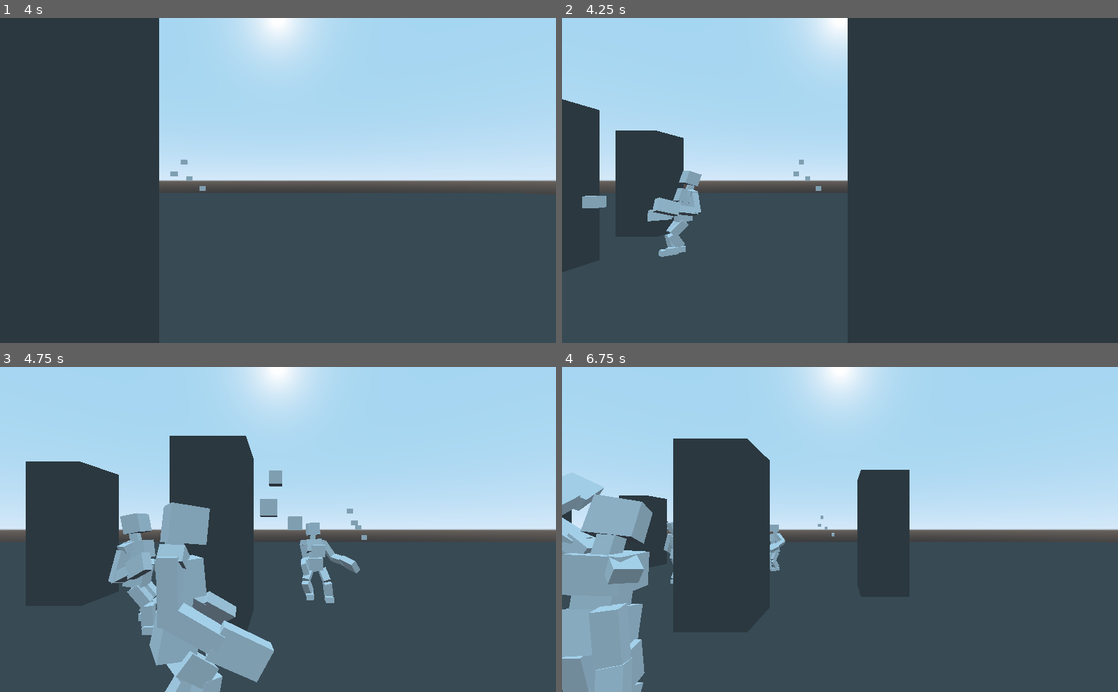
Above: before the commit, frames 1-4 (two rows, left to right).
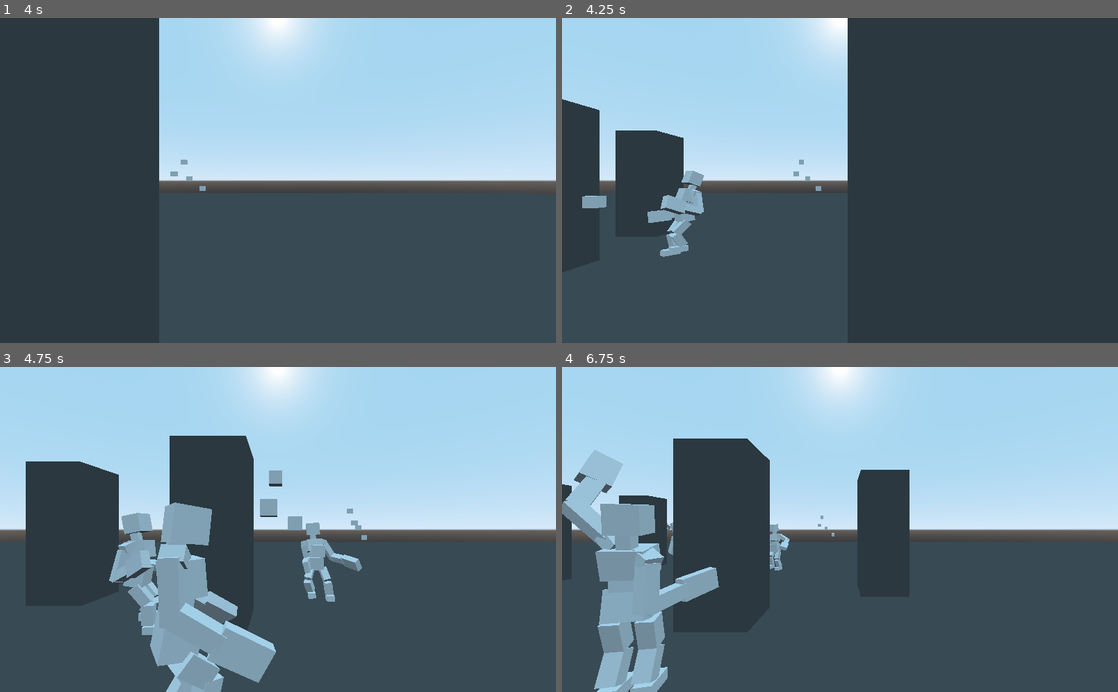
Above: after the commit, the same moments.

Repository: Schonn/GodotActiveRagdoll
Game: Godot game, scene res://Environments/BaseWorld.tscn
The game is run twice, just before and just after one commit, with the same random seed, the same clock (stepped at 60 frames per second) and the same inputs.
Inputs (mouse positions are in pixels of both pictures, inside the frame that each line leads up to):
- Up to frame 1 (4 s): move the mouse to (400, 164) at 0.52 s; hold D (gred_straferight) 0.53-1.28 s; hold Right mouse button (gred_playerpickup) 0.53-1.28 s; move the mouse to (166, 196) at 1.27 s; hold S (gred_backwards) 1.28-2.03 s; click (166, 196) at 1.35 s; move the mouse to (333, 109) at 2.02 s; hold D (gred_straferight) 2.03-2.78 s; hold Right mouse button (gred_playerpickup) 2.03-2.78 s; move the mouse to (250, 245) at 2.77 s; hold W (gred_forwards) 2.78-3.53 s; click (250, 245) at 2.85 s; move the mouse to (444, 229) at 3.52 s; hold A (gred_strafeleft) from 3.53 s (still down); hold Right mouse button (gred_playerpickup) from 3.53 s (still down)
- Up to frame 2 (4.25 s): keep holding A (gred_strafeleft); keep holding Right mouse button (gred_playerpickup)
- Up to frame 3 (4.75 s): keep holding A (gred_strafeleft); move the mouse to (111, 480) at 4.27 s; release Right mouse button (gred_playerpickup) at 4.28 s; click (111, 480) at 4.35 s
- Up to frame 4 (6.75 s): move the mouse to (867, 529) at 5.02 s; release A (gred_strafeleft) at 5.03 s; hold S (gred_backwards) 5.03-5.78 s; hold Right mouse button (gred_playerpickup) 5.03-5.78 s; move the mouse to (756, 448) at 5.77 s; hold D (gred_straferight) 5.78-6.53 s; click (756, 448) at 5.85 s; move the mouse to (962, 513) at 6.52 s; hold W (gred_forwards) from 6.53 s (still down); hold Right mouse button (gred_playerpickup) from 6.53 s (still down)

Frame 1 is identical in both runs. In frame 2, 0.5% of the frame differs, in the area x 15-26%, y 47-74%; in frame 3, 1.1%; in frame 4, 9.5%, in the area x 0-41%, y 25-100%.
Error in both runs: Invalid call to function 'project_position' in base 'Camera'. Expected 2 arguments. (res://Objects/Characters/Player/Player.gd:37)

Commit message:
Updated to include mesh swap blink handling

Diff:
--- a/charactersim/Environments/BaseWorld.gd
+++ b/charactersim/Environments/BaseWorld.gd
@@ -223,6 +223,9 @@
 							freezingPartPhysJoint.set("linear_limit_" + movementAxes[movementAxis] + "/enabled",false)
 							freezingPartPhysJoint.set("angular_limit_" + movementAxes[movementAxis] + "/enabled",false)
 						attachingPart.set_meta("attachTime",passiveAttachTimeMax) #a different attach time may be needed in this passive attach mode
+						#reduce the attach time further if it's static
+						if(attachObject.get("mode") == 1):
+							attachingPart.set_meta("attachTime",attachingPart.get_meta("attachTime")*0.1)
 					freezingPart.set_meta("moveFreeze",freezeMovement) #freeze the path following of an object if needed
 					attachJoint.set("nodes/node_b",attachObject.get_path())
 					attachJoint.set_meta("currentAttachedObject",attachObject) #keep a reference to the object itself for clearing constraint later
@@ -250,6 +253,23 @@
 			if(meshSwapType == "expressiveMesh"): #meshes which change according to emotion value
 				if(meshCollectionNode.has_node("mesh_emotion" + str(emotionValue))):
 					self._meshVisibilitySwap(swappingPart,meshCollectionNode.get_node("mesh_emotion" + str(emotionValue)))
+			if(meshSwapType == "expressiveMeshBlinking"): #meshes which change according to emotion value and randomly 'blink'
+				var swapMeshName = "mesh_emotion" + str(emotionValue) #include blinking
+				if not (swappingPart.has_meta("meshBlinkDelayTime") and swappingPart.has_meta("meshBlinkOnTime")):
+					swappingPart.set_meta("meshBlinkDelayTime",500) #set up blink meta values if not already set up
+					swappingPart.set_meta("meshBlinkOnTime",10)
+				if(swappingPart.get_meta("meshBlinkDelayTime") == 0): #if the delay has passed between blinks, switch mesh to blinking version
+					swapMeshName = "mesh_emotion" + str(emotionValue) + "_blink"
+					if(swappingPart.get_meta("meshBlinkOnTime") == 0): #if the delay for keeping the blink on has passed, return to non blinking and start timers again
+						swapMeshName = "mesh_emotion" + str(emotionValue)
+						swappingPart.set_meta("meshBlinkDelayTime",int(rand_range(10,500)))
+						swappingPart.set_meta("meshBlinkOnTime",int(rand_range(5,10)))
+					else: #decrement blinking on timer
+						swappingPart.set_meta("meshBlinkOnTime",swappingPart.get_meta("meshBlinkOnTime")-1)
+				else: #decrement time between blinks timer
+					swappingPart.set_meta("meshBlinkDelayTime",swappingPart.get_meta("meshBlinkDelayTime")-1)
+				if(meshCollectionNode.has_node(swapMeshName)):  #apply chosen mesh, blinking or unblinking
+					self._meshVisibilitySwap(swappingPart,meshCollectionNode.get_node(swapMeshName))
 			elif(meshSwapType == "randomInitialMesh"):
 				if not (swappingPart.has_meta("isInitialMeshChosen")):
 					swappingPart.set_meta("isInitialMeshChosen",false)
@@ -583,6 +603,13 @@
 												false,
 												"expressiveMesh",
 												currentObject.emotionValue)
+					#mesh swap for emotion numbers with blink
+					elif(movingPart.get_meta("meshSwapType") == "expressiveSwapBlink"):
+						self._animateMeshSwap(movingPart.get_meta("meshCollectionName"),
+												movingPart,
+												false,
+												"expressiveMeshBlinking",
+												currentObject.emotionValue)
 					#mesh swap for picking a random initial mesh once only
 					elif(movingPart.get_meta("meshSwapType") == "randomInitialSwap"):
 						self._animateMeshSwap(movingPart.get_meta("meshCollectionName"),
